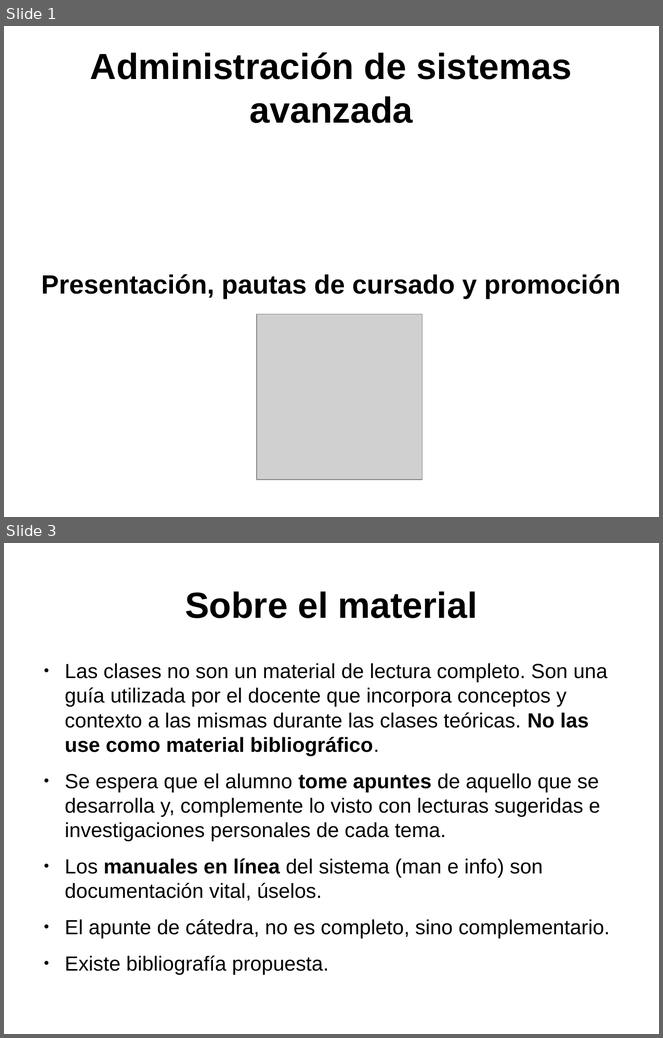
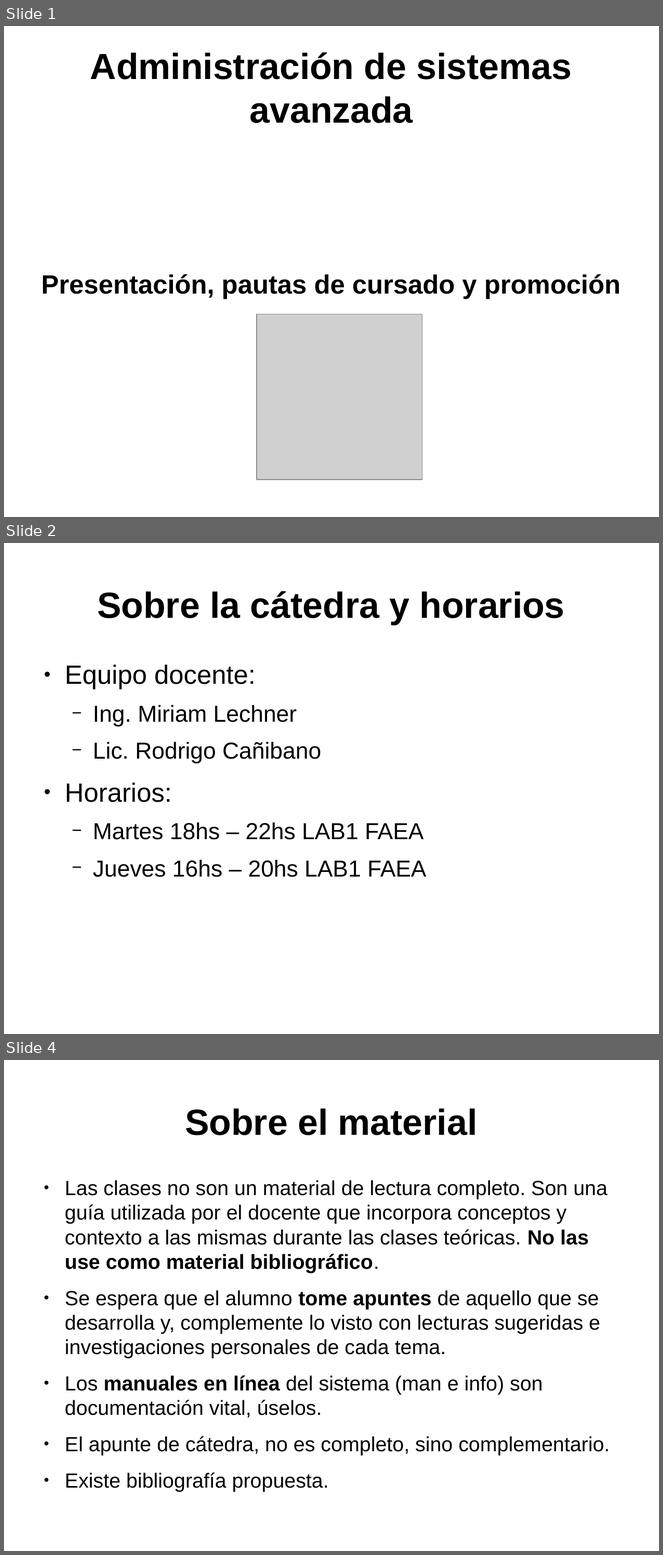
Before and after one commit to niniadcobre/asa, a slide deck: pautas.odp. Shown one above the other, each under a label of ours: slides 1 and 3 before the commit, slides 1, 2 and 4 after it; the slides between them are not shown. The pictures are 663x1038 and 663x1555 pixels, drawn with LibreOffice and Linux fonts; fonts in the diff are those of the drawing; grey boxes stand for pictures. Boxes give left, top, right and bottom in pixels: in the first picture for what was removed or moved away, otherwise in the second. Text is boxed around its words. In the diff, an @@ line names an element or a change of style, - is before the commit and + after.

```diff
--- a/pautas.odp
+++ b/pautas.odp
@@ slide 2 added at [4,543,659,1034], background #FFFFFF @@
@@ title added at [97,591,565,625], 44 pt, text #000000, bold @@
+Sobre la cátedra y horarios
@@ text added at [65,665,426,877], 28 pt, text #000000 @@
+● Equipo docente:
+  − Ing. Miriam Lechner
+  − Lic. Rodrigo Cañibano
+● Horarios:
+  − Martes 18hs – 22hs LAB1 FAEA
+  − Jueves 16hs – 20hs LAB1 FAEA
@@ what was slide 3 is now slide 4 @@
```
Also in this commit, not shown: 2 slides changed, 2 other files.
